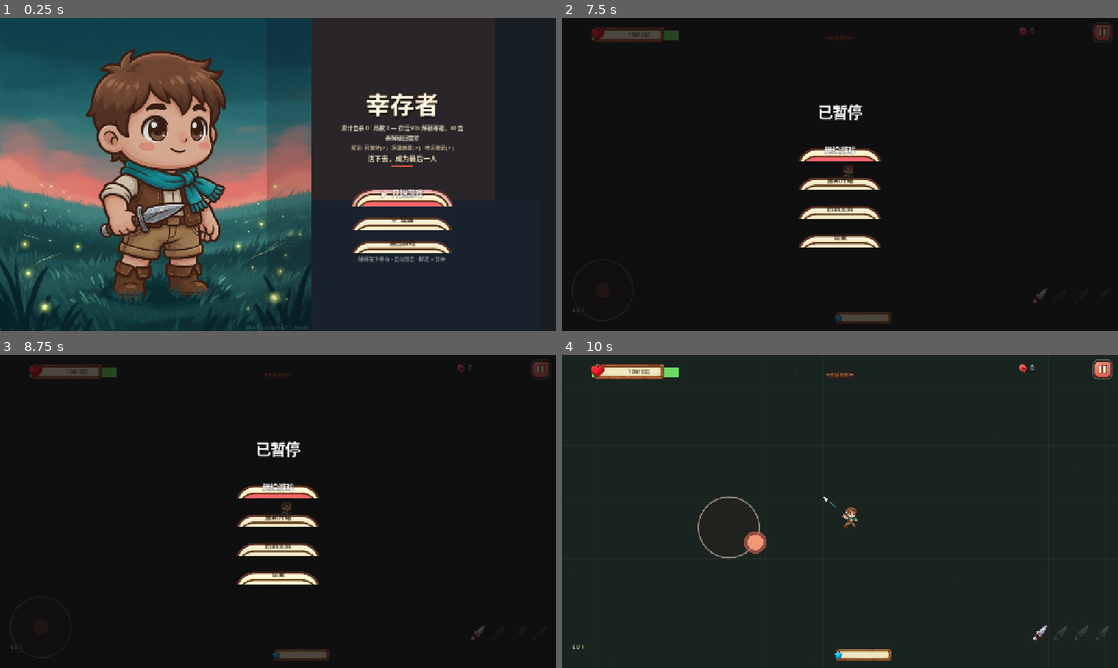
Above: before the commit, frames 1-4 (two rows, left to right).
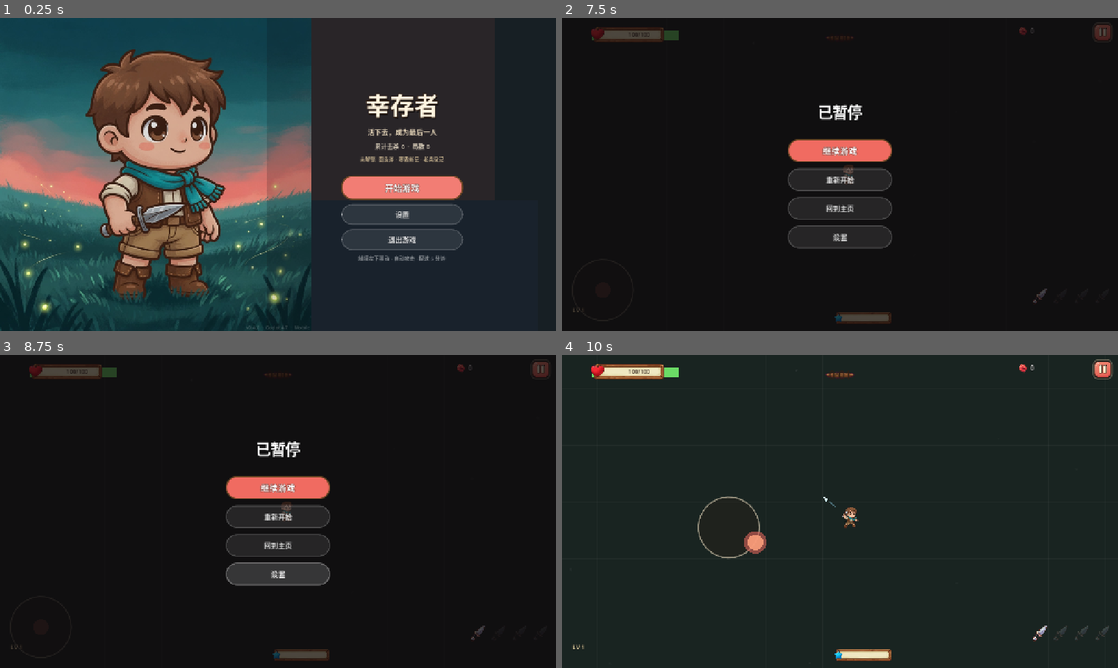
Above: after the commit, the same moments.

Repository: zoubaizoubai/survival_test
Game: Godot game, scene res://scenes/home.tscn
The game is run twice, just before and just after one commit, with the same random seed, the same clock (stepped at 60 frames per second) and the same inputs. The engine's default icon, where the game draws it, is replaced by a stand-in: a white triangle on a blue panel in a dark square.
Inputs (mouse positions are in pixels of both pictures, inside the frame that each line leads up to):
- Up to frame 1 (0.25 s): no input
- Up to frame 2 (7.5 s): click "⚙ 设置" (after the commit: "设置") at 0.5 s; click "▶ 开始游戏" (after the commit: "开始游戏") at 1.25 s; click "▶ 开始游戏" (after the commit: "开始游戏") at 2 s; click "开启" at 2.75 s; click "开启" at 3.5 s; click "显示 FPS" at 4.25 s; click "清除存档" at 5 s; click "返回" at 5.75 s; tap Enter (ui_accept) at 6.5, 6.77, 7.07 s; move the mouse to (962, 158) at 6.52 s; hold D (move_right) 6.53-7.25 s; tap Space at 6.6 s; click (962, 158) at 6.67 s; click (1101, 33) at 7.25 s
- Up to frame 3 (8.75 s): click "设置" at 8 s
- Up to frame 4 (10 s): click "重新开始" at 8.75 s; tap Enter (ui_accept) at 9.5 s; drag from (728, 527) to (812, 574) at 9.52 s

The runs differ from the first frame. In frame 1, 5.0% of the frame differs, in the area x 61-84%, y 23-78%; in frame 2, 3.3%; in frame 3, 4.0%; in frame 4, nothing differs.

Commit message:
fix: restore filled home buttons and unclutter title copy
Capsule 9-slice margins were taller than the buttons, so start/settings/exit
collapsed into hollow rings. Draw StyleBoxFlat capsules instead, reorder
stats under the subtitle, and keep unlock text on one readable line.

Diff:
--- a/scripts/home.gd
+++ b/scripts/home.gd
@@ -66,6 +66,7 @@
 		stats_label.add_theme_font_size_override("font_size", 13)
 		stats_label.add_theme_color_override("font_color", Color(1, 1, 1, 0.72))
 		stats_label.autowrap_mode = TextServer.AUTOWRAP_WORD_SMART
+		stats_label.custom_minimum_size = Vector2(340, 0)
 		# 插入在 Title 之后，按钮之前
 		var title_idx: int = 0
 		for i in vbox.get_child_count():
@@ -83,6 +84,7 @@
 		unlock_label.add_theme_font_size_override("font_size", 12)
 		unlock_label.add_theme_color_override("font_color", Color(0.85, 0.9, 1.0, 0.65))
 		unlock_label.autowrap_mode = TextServer.AUTOWRAP_WORD_SMART
+		unlock_label.custom_minimum_size = Vector2(340, 0)
 		vbox.add_child(unlock_label)
 		# 放在 Stats 之后
 		if stats_label:
@@ -112,18 +114,26 @@
 	var totals: Dictionary = SaveData.get_totals()
 	var bt: float = float(best.get("time", 0.0))
 	if bt > 0.01:
-		stats_label.text = "最佳 %d:%02d · 击杀 %d · 等级 %d · 累计击杀 %d" % [floori(bt / 60.0), int(bt) % 60, int(best.get("kills", 0)), int(best.get("level", 1)), int(totals.get("total_kills", 0))]
+		stats_label.text = "最佳 %d:%02d  ·  击杀 %d  ·  等级 %d" % [floori(bt / 60.0), int(bt) % 60, int(best.get("kills", 0)), int(best.get("level", 1))]
 	else:
-		stats_label.text = "累计击杀 %d · 局数 %d — 存活 90s 解锁寒霜，40 击杀解锁回旋斧" % [int(totals.get("total_kills", 0)), int(totals.get("total_games", 0))]
+		stats_label.text = "累计击杀 %d  ·  局数 %d" % [int(totals.get("total_kills", 0)), int(totals.get("total_games", 0))]
 	if unlock_label:
 		var prog: Dictionary = SaveData.get_unlock_progress()
-		var parts: Array = []
+		var locked: Array = []
+		var unlocked_n: Array = []
 		for uid in prog.keys():
 			var info: Dictionary = prog[uid] as Dictionary
-			var unlocked: bool = bool(info.get("unlocked", false))
 			var name: String = str(info.get("name", uid))
-			parts.append("%s[%s]" % [name, "✓" if unlocked else "✗"])
-		unlock_label.text = "解锁: " + " · ".join(parts) if not parts.is_empty() else ""
+			if bool(info.get("unlocked", false)):
+				unlocked_n.append(name)
+			else:
+				locked.append(name)
+		if not unlocked_n.is_empty() and locked.is_empty():
+			unlock_label.text = "已解锁 " + " · ".join(unlocked_n)
+		elif not locked.is_empty():
+			unlock_label.text = "未解锁  " + " · ".join(locked)
+		else:
+			unlock_label.text = ""
 
 
 func _rebuild_title_layout() -> void:
@@ -139,9 +149,12 @@
 	var vbox: VBoxContainer = get_node_or_null("CenterContainer/VBoxContainer") as VBoxContainer
 	if vbox == null:
 		return
+	vbox.custom_minimum_size = Vector2(380, 0)
+	vbox.add_theme_constant_override("separation", 10)
 	var icon_node: Control = vbox.get_node_or_null("Icon") as Control
 	if icon_node:
 		icon_node.visible = false
+		icon_node.custom_minimum_size = Vector2(0, 0)
 	var title: Label = vbox.get_node_or_null("Title") as Label
 	if title:
 		title.add_theme_font_size_override("font_size", 56)
@@ -152,23 +165,45 @@
 	if subtitle:
 		subtitle.text = "活下去，成为最后一人"
 		subtitle.add_theme_color_override("font_color", Color(1, 0.93, 0.8, 0.88))
+	var divider: Control = vbox.get_node_or_null("Divider") as Control
+	if divider:
+		divider.visible = false
+	var spacer: Control = vbox.get_node_or_null("Spacer1") as Control
+	if spacer:
+		spacer.custom_minimum_size = Vector2(0, 8)
 	var start_btn: Button = vbox.get_node_or_null("StartButton") as Button
 	var settings_btn: Button = vbox.get_node_or_null("SettingsButton") as Button
 	var exit_btn: Button = vbox.get_node_or_null("ExitButton") as Button
 	if start_btn:
-		start_btn.custom_minimum_size = Vector2(280, 60)
+		start_btn.text = "开始游戏"
+		start_btn.custom_minimum_size = Vector2(280, 56)
 		UiStyle.apply_button(start_btn, true)
 	if settings_btn:
-		settings_btn.custom_minimum_size = Vector2(280, 50)
+		settings_btn.text = "设置"
+		settings_btn.custom_minimum_size = Vector2(280, 48)
 		UiStyle.apply_button(settings_btn, false)
 	if exit_btn:
-		exit_btn.custom_minimum_size = Vector2(280, 50)
+		exit_btn.text = "退出游戏"
+		exit_btn.custom_minimum_size = Vector2(280, 48)
 		UiStyle.apply_button(exit_btn, false)
 	if stats_label:
 		stats_label.add_theme_color_override("font_color", Color(1, 0.95, 0.85, 0.82))
-		stats_label.add_theme_font_size_override("font_size", 13)
+		stats_label.add_theme_font_size_override("font_size", 14)
+		stats_label.custom_minimum_size = Vector2(340, 0)
 	if unlock_label:
 		unlock_label.add_theme_color_override("font_color", Color(1, 0.9, 0.7, 0.7))
+		unlock_label.custom_minimum_size = Vector2(340, 0)
+	# Title → subtitle → stats → unlock → spacer → buttons
+	var order: Array = ["Title", "Subtitle", "StatsLabel", "UnlockLabel", "Spacer1", "StartButton", "SettingsButton", "ExitButton", "Tip"]
+	var slot := 0
+	if icon_node:
+		vbox.move_child(icon_node, 0)
+		slot = 1
+	for n in order:
+		var child: Node = vbox.get_node_or_null(n)
+		if child:
+			vbox.move_child(child, slot)
+			slot += 1
 	var root := Control.new()
 	root.name = "TitleRoot"
 	root.set_anchors_and_offsets_preset(Control.PRESET_FULL_RECT)
--- a/scripts/ui_style.gd
+++ b/scripts/ui_style.gd
@@ -55,29 +55,60 @@
 
 
 static func apply_button(b: Button, accent: bool = false) -> void:
-	b.add_theme_font_size_override("font_size", 18 if accent else 15)
-	b.add_theme_color_override("font_color", Color.WHITE if accent else INK)
-	b.add_theme_color_override("font_hover_color", Color.WHITE if accent else INK)
-	b.add_theme_color_override("font_pressed_color", Color(1, 1, 1, 0.9) if accent else WOOD)
-	b.add_theme_color_override("font_outline_color", Color(0, 0, 0, 0.55 if accent else 0.0))
-	b.add_theme_constant_override("outline_size", 4 if accent else 0)
-	var normal: StyleBox
-	var hover: StyleBox
-	var pressed: StyleBox
+	# Capsule textures cannot 9-slice at HUD button height (margins exceed size
+	# and collapse into a hollow ring). Draw filled StyleBoxFlat capsules instead.
+	b.add_theme_font_size_override("font_size", 20 if accent else 16)
 	if accent:
-		normal = texture_box("res://assets/ui/btn_primary.png", 64.0, 18.0)
-		hover = texture_box("res://assets/ui/btn_primary_hover.png", 70.0, 18.0)
-		pressed = texture_box("res://assets/ui/btn_primary_pressed.png", 64.0, 18.0)
+		b.add_theme_color_override("font_color", Color.WHITE)
+		b.add_theme_color_override("font_hover_color", Color.WHITE)
+		b.add_theme_color_override("font_pressed_color", Color(1, 1, 1, 0.9))
+		b.add_theme_color_override("font_outline_color", Color(0.18, 0.08, 0.05, 0.65))
+		b.add_theme_constant_override("outline_size", 4)
 	else:
-		normal = texture_box("res://assets/ui/btn_secondary.png", 64.0, 16.0)
-		hover = texture_box("res://assets/ui/btn_secondary.png", 64.0, 16.0)
-		pressed = texture_box("res://assets/ui/btn_primary_pressed.png", 64.0, 16.0)
-		if hover is StyleBoxTexture:
-			(hover as StyleBoxTexture).modulate_color = Color(1.08, 1.08, 1.05)
+		b.add_theme_color_override("font_color", Color(1, 1, 1, 0.88))
+		b.add_theme_color_override("font_hover_color", Color.WHITE)
+		b.add_theme_color_override("font_pressed_color", Color(1, 1, 1, 0.75))
+		b.add_theme_color_override("font_outline_color", Color(0, 0, 0, 0.45))
+		b.add_theme_constant_override("outline_size", 3)
+	var normal := _capsule(accent, 0)
+	var hover := _capsule(accent, 1)
+	var pressed := _capsule(accent, 2)
 	b.add_theme_stylebox_override("normal", normal)
 	b.add_theme_stylebox_override("hover", hover)
 	b.add_theme_stylebox_override("pressed", pressed)
 	b.add_theme_stylebox_override("focus", hover)
+
+
+static func _capsule(accent: bool, state: int) -> StyleBoxFlat:
+	var sb := StyleBoxFlat.new()
+	if accent:
+		match state:
+			1:
+				sb.bg_color = CORAL.lightened(0.12)
+			2:
+				sb.bg_color = CORAL.darkened(0.14)
+			_:
+				sb.bg_color = CORAL
+		sb.border_color = WOOD
+		sb.set_border_width_all(3)
+	else:
+		match state:
+			1:
+				sb.bg_color = Color(1, 1, 1, 0.16)
+				sb.border_color = Color(1, 1, 1, 0.38)
+			2:
+				sb.bg_color = Color(1, 1, 1, 0.06)
+				sb.border_color = Color(1, 1, 1, 0.18)
+			_:
+				sb.bg_color = Color(1, 1, 1, 0.09)
+				sb.border_color = Color(1, 1, 1, 0.24)
+		sb.set_border_width_all(2)
+	sb.set_corner_radius_all(24)
+	sb.content_margin_left = 22
+	sb.content_margin_right = 22
+	sb.content_margin_top = 12
+	sb.content_margin_bottom = 12
+	return sb
 
 
 static func apply_label(l: Label, size: int, col: Color, outline: bool = true) -> void:
--- a/tests/baseline.json
+++ b/tests/baseline.json
@@ -1,5 +1,5 @@
 {
-	"elapsed_msec": 3909,
+	"elapsed_msec": 3777,
 	"godot_version": {
 		"build": "official",
 		"hash": "ed1daf0bf001b61586d9930840f2f1394092c079",
@@ -13,51 +13,51 @@
 	},
 	"scenarios": [
 		{
-			"avg_ms": 0.383455,
+			"avg_ms": 0.384975,
 			"elapsed": 60.0,
 			"enemies": 170,
 			"iterations": 200,
-			"object_count": 2664,
+			"object_count": 2644,
 			"object_nodes": 780,
-			"p50_ms": 0.381,
-			"p95_ms": 0.434,
+			"p50_ms": 0.384,
+			"p95_ms": 0.429,
 			"pickups": 350,
 			"seed": 1397,
 			"total_nodes": 775
 		},
 		{
-			"avg_ms": 0.43754,
+			"avg_ms": 0.438555,
 			"elapsed": 180.0,
 			"enemies": 171,
 			"iterations": 200,
-			"object_count": 2667,
+			"object_count": 2647,
 			"object_nodes": 782,
-			"p50_ms": 0.434,
-			"p95_ms": 0.483,
+			"p50_ms": 0.437,
+			"p95_ms": 0.481,
 			"pickups": 350,
 			"seed": 1517,
 			"total_nodes": 777
 		},
 		{
-			"avg_ms": 0.10765,
+			"avg_ms": 0.108865,
 			"elapsed": 300.0,
 			"enemies": 171,
 			"iterations": 200,
-			"object_count": 2667,
+			"object_count": 2647,
 			"object_nodes": 782,
-			"p50_ms": 0.098,
-			"p95_ms": 0.132,
+			"p50_ms": 0.101,
+			"p95_ms": 0.135,
 			"pickups": 350,
 			"seed": 1637,
 			"total_nodes": 777
 		},
 		{
-			"avg_ms": 0.353445,
+			"avg_ms": 0.35633,
 			"elapsed": 999.0,
 			"enemies": 170,
 			"label": "caps",
-			"object_count": 2676,
-			"p95_ms": 0.382,
+			"object_count": 2656,
+			"p95_ms": 0.392,
 			"pickups": 350,
 			"seed": 11336,
 			"total_nodes": 776
@@ -69,5 +69,5 @@
 		"passed": 347,
 		"total": 347
 	},
-	"timestamp": "2026-08-22 18:27:14"
+	"timestamp": "2026-08-22 18:38:22"
 }
